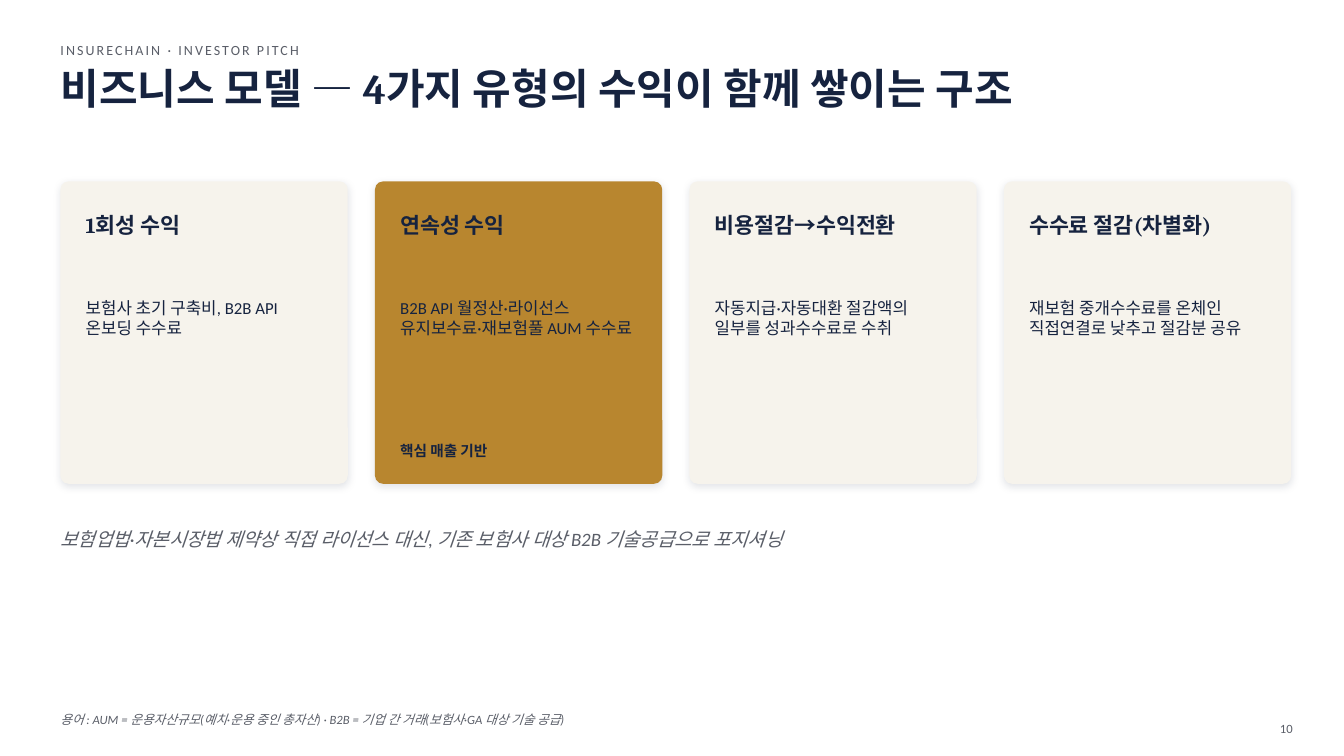
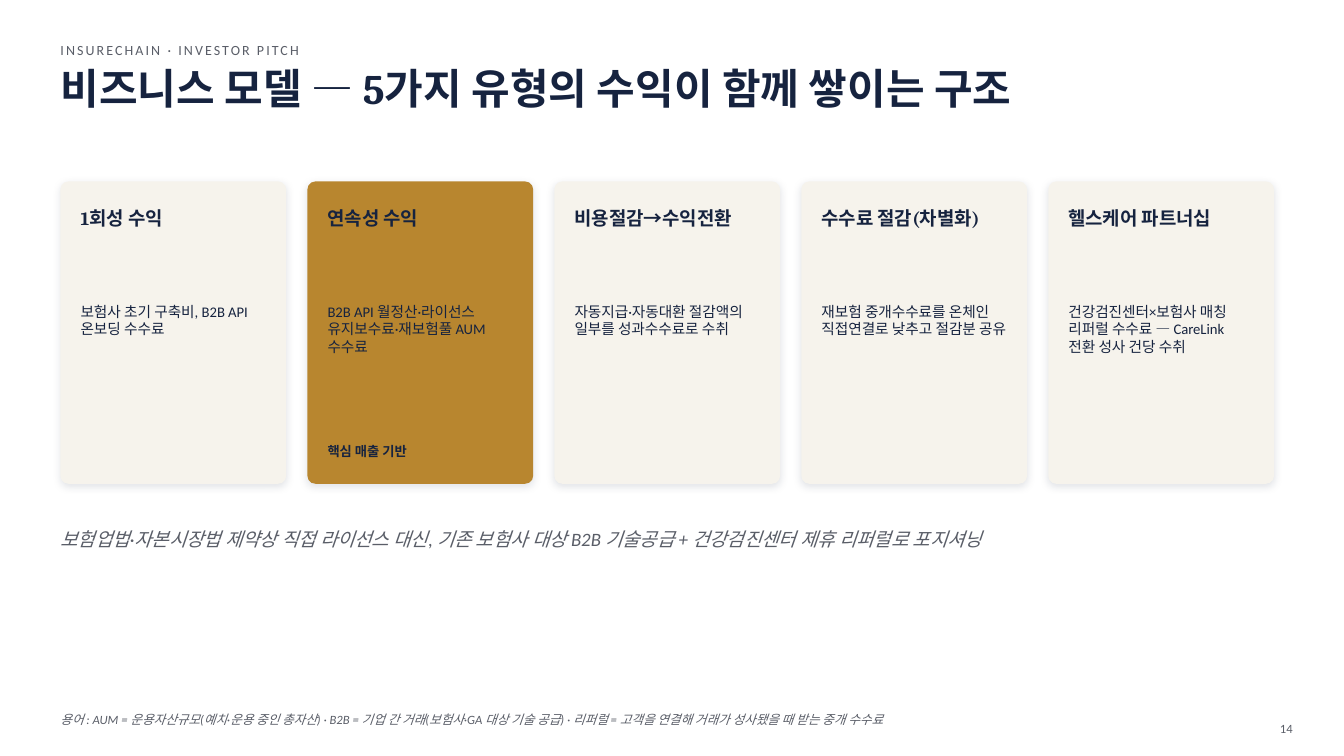
Before and after one commit to leeyonsei78/capstone_project_alpha, a slide deck: slide 14 of 인슈어체인_투자피칭_발표자료.pptx (slide 10 before the commit). Drawn at 1344x756 pixels with LibreOffice and Linux fonts; fonts in the diff are those of the drawing. Boxes give left, top, right and bottom in pixels: in the first picture for what was removed or moved away, otherwise in the second. Text is boxed around its words. In the diff, an @@ line names an element or a change of style, - is before the commit and + after.

```diff
--- a/인슈어체인_투자피칭_발표자료.pptx
+++ b/인슈어체인_투자피칭_발표자료.pptx
@@ title at [60, 68, 1011, 108]: text changed @@
-비즈니스 모델 — 4가지 유형의 수익이 함께 쌓이는 구조
+비즈니스 모델 — 5가지 유형의 수익이 함께 쌓이는 구조
@@ rounded rectangle: place and size @@
-rounded rectangle at [60, 181, 348, 484]
+rounded rectangle at [60, 181, 286, 484]
@@ proportions changed in 4 elements at [1049, 181, 1274, 484], [60, 181, 286, 484], [802, 181, 1027, 484], [308, 181, 533, 484] @@
@@ rounded rectangle: place and size @@
-rounded rectangle at [375, 181, 662, 484]
+rounded rectangle at [308, 181, 533, 484]
@@ text "연속성 수익": place and size @@
-text "연속성 수익" at [400, 215, 505, 235]
+text "연속성 수익" at [328, 209, 419, 227]
@@ rounded rectangle added at [555, 181, 780, 484], fill #F6F3EC @@
@@ text "비용절감→수익전환": place and size @@
-text "비용절감→수익전환" at [715, 214, 896, 235]
+text "비용절감→수익전환" at [575, 209, 732, 227]
@@ rounded rectangle: place and size @@
-rounded rectangle at [690, 181, 977, 484]
+rounded rectangle at [802, 181, 1027, 484]
@@ size 15.5 to 13.5 pt in 4 elements at [81, 209, 163, 227], [328, 209, 419, 227], [575, 209, 732, 227], [821, 209, 980, 228] @@
@@ text "수수료 절감(차별화)": place and size @@
-text "수수료 절감(차별화)" at [1029, 214, 1211, 237]
+text "수수료 절감(차별화)" at [821, 209, 980, 228]
@@ rounded rectangle: place and size @@
-rounded rectangle at [1004, 181, 1292, 484]
+rounded rectangle at [1049, 181, 1274, 484]
@@ text added at [1068, 209, 1211, 227], 13.5 pt, text #16233F, bold @@
+헬스케어 파트너십
@@ text "B2B API 월정산·라이선스 유지보수료·재보험풀 AUM ...": place and size @@
-text "B2B API 월정산·라이선스 유지보수료·재보험풀 AUM ..." at [400, 300, 632, 336]
+text "B2B API 월정산·라이선스 유지보수료·재보험풀 AUM ..." at [328, 305, 486, 353]
@@ text "자동지급·자동대환 절감액의 일부를 성과수수료로 수취": place and size @@
-text "자동지급·자동대환 절감액의 일부를 성과수수료로 수취" at [715, 300, 908, 336]
+text "자동지급·자동대환 절감액의 일부를 성과수수료로 수취" at [575, 305, 743, 335]
@@ size 12 to 10.5 pt in 4 elements at [81, 304, 248, 335], [328, 305, 486, 353], [575, 305, 743, 335], [821, 304, 1006, 335] @@
@@ text "재보험 중개수수료를 온체인 직접연결로 낮추고 ...": place and size @@
-text "재보험 중개수수료를 온체인 직접연결로 낮추고 ..." at [1029, 300, 1241, 336]
+text "재보험 중개수수료를 온체인 직접연결로 낮추고 ..." at [821, 304, 1006, 335]
@@ text added at [1068, 304, 1227, 353], 10.5 pt, text #16233F @@
+건강검진센터×보험사 매칭 리퍼럴 수수료 — CareLink 전환 성사 건당 수취
@@ text "핵심 매출 기반": place and size @@
-text "핵심 매출 기반" at [400, 443, 487, 458]
+text "핵심 매출 기반" at [328, 445, 406, 457]
@@ text "핵심 매출 기반" at [328, 445, 406, 457]: size 10.5 to 9.5 pt @@
@@ text at [60, 530, 982, 548]: text changed @@
-보험업법·자본시장법 제약상 직접 라이선스 대신, 기존 보험사 대상 B2B 기술공급으로 포지셔닝
+보험업법·자본시장법 제약상 직접 라이선스 대신, 기존 보험사 대상 B2B 기술공급 + 건강검진센터 제휴 리퍼럴로 포지셔닝
@@ text at [60, 713, 883, 725]: text changed @@
-용어 : AUM = 운용자산규모(예치·운용 중인 총자산) · B2B = 기업 간 거래(보험사·GA 대상 기술 공급)
+용어 : AUM = 운용자산규모(예치·운용 중인 총자산) · B2B = 기업 간 거래(보험사·GA 대상 기술 공급) · 리퍼럴 = 고객을 연결해 거래가 성사됐을 때 받는 중개 수수료
@@ page number at [1280, 725, 1293, 733]: text changed @@
-10
+14
```
Also in this commit, not shown: 9 other slides changed, 5 slides added.
